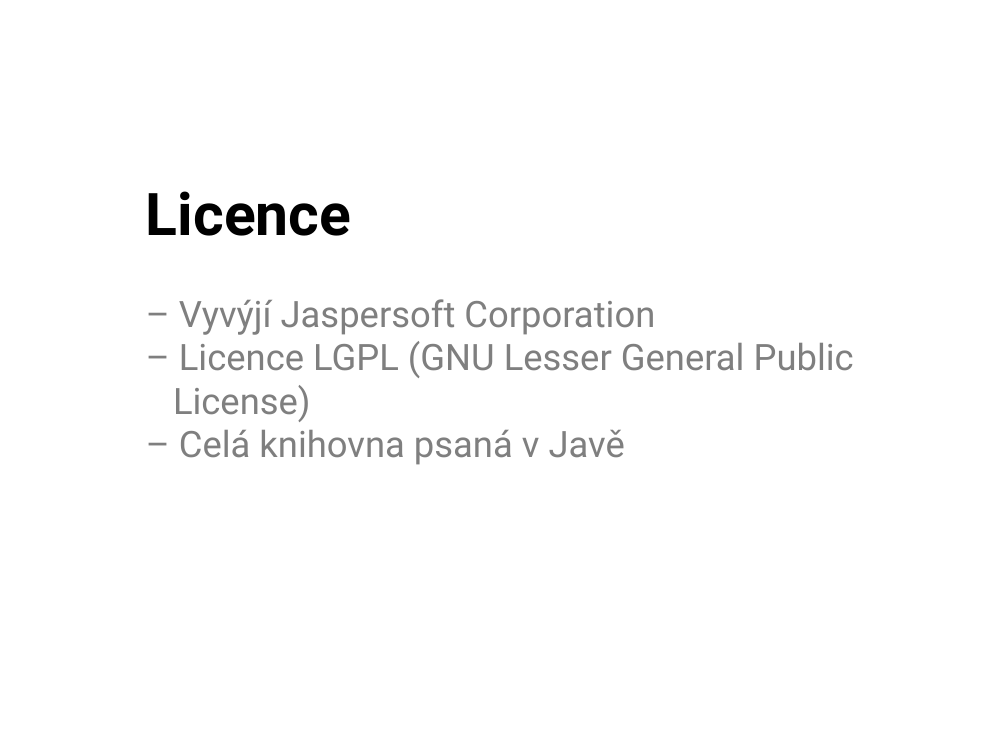
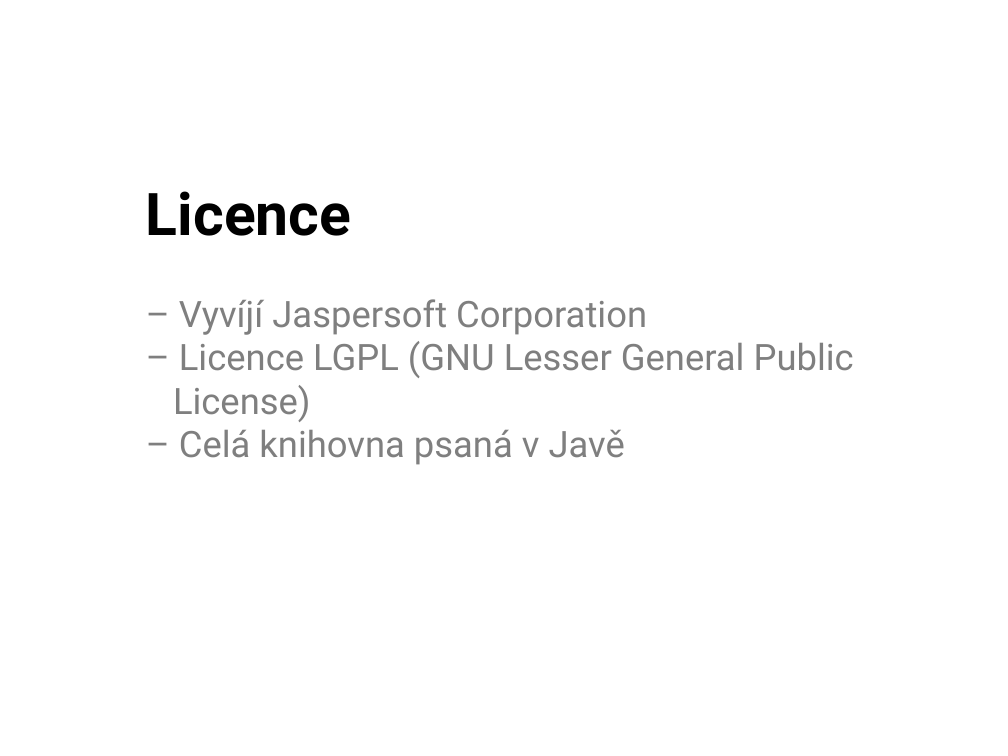
Before and after one commit to tuxmartin/UHK-PRO3-JasperReport, a slide deck: slide 3 of prezentace/prezentace.odp. Drawn at 1008x756 pixels with LibreOffice and Linux fonts; fonts in the diff are those of the drawing; background and template pictures are left out. Boxes give left, top, right and bottom in pixels: in the first picture for what was removed or moved away, otherwise in the second. Text is boxed around its words. In the diff, an @@ line names an element or a change of style, - is before the commit and + after.

```diff
--- a/prezentace/prezentace.odp
+++ b/prezentace/prezentace.odp
@@ text at bbox=[179, 299, 647, 335]: text changed @@
-– Vyvýjí Jaspersoft Corporation
+– Vyvíjí Jaspersoft Corporation
```
Also in this commit, not shown: 1 other slide changed, 1 other file.
